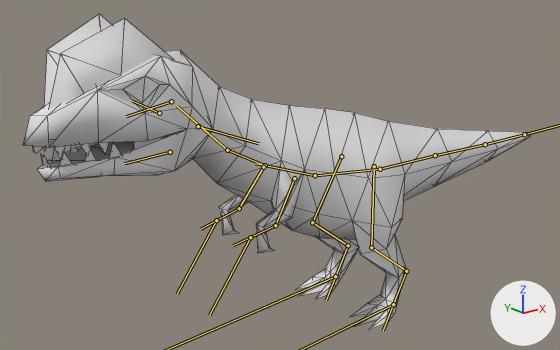
What one commit did to the FBX model Assets/Animations/DinoAnims/Dilophosaurus/Baby/dilo_sleeping_BABY (1).fbx.
Before and after are seen from a camera (50 mm lens) standing at (-21.4, -20.8, 14.4) and looking at (-1.2, 4.4, 4.4). The axes (+X, +Y, +Z) are drawn at lower right. The lights are the same throughout. The bones that bend it are drawn over the model as lines. Mesh edges are drawn as thin lines.

Names of what the first picture shows: 'Dilophosaurus evo 4 baby'.
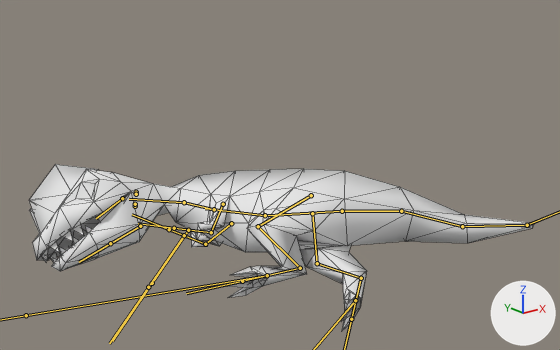
Commit message: Dilo sleeping animation fix

The newer file adds an action. The first version stands in its rest pose; the second is drawn at frame 6 of the action 'Armature|Armature|Armature|ArmatureAction.001'.

The edits, one by one:
Bone 'Bone' (bone_bone) moves from (0.0, 0.0, 0.0) to (0.337, -0.146, -0.288).
Bone 'Bone' (bone_bone) turns from (0, 0, 0) to (-13, 42, -50) degrees about its own x, y and z.
Bone 'Bone.001' (bone_bone_001) turns from (0, 0, 0) to (1, 3, -6) degrees about its own x, y and z.
Bone 'Bone.002' (bone_bone_002) turns from (0, 0, 0) to (5, -2, -12) degrees about its own x, y and z.
Bone 'Bone.003' (bone_bone_003) turns from (0, 0, 0) to (-85, 53, -36) degrees about its own x, y and z.
Bone 'Bone.010.L.001' (bone_bone_010_l_001) turns from (0, 0, 0) to (10, -9, 25) degrees about its own x, y and z.
Bone 'Bone.011.L.001' (bone_bone_011_l_001) turns from (0, 0, 0) to (11, -2, 11) degrees about its own x, y and z.
Bone 'Bone.010.R.001' (bone_bone_010_r_001) turns from (0, 0, 0) to (-15, -2, 9) degrees about its own x, y and z.
Bone 'Bone.011.R.001' (bone_bone_011_r_001) turns from (0, 0, 0) to (47, 3, -5) degrees about its own x, y and z.
Bone 'Bone.012.R.001' (bone_bone_012_r_001) moves from (0.0, 0.0, 0.0) to (-0.027, -0.063, -0.016).
Bone 'Bone.012.R.001' (bone_bone_012_r_001) turns from (0, 0, 0) to (-3, -7, 6) degrees about its own x, y and z.
Bone 'Bone.012.L.001' (bone_bone_012_l_001) moves from (0.0, 0.0, 0.0) to (-0.134, -0.066, 0.047).
Bone 'Bone.012.L.001' (bone_bone_012_l_001) turns from (0, 0, 0) to (-3, -7, 6) degrees about its own x, y and z.
Bone 'Bone.010.L' (bone_bone_010_l) turns from (0, 0, 0) to (-10, 11, 31) degrees about its own x, y and z.
Bone 'Bone.011.L' (bone_bone_011_l) turns from (0, 0, 0) to (21, 1, 5) degrees about its own x, y and z.
Bone 'Bone.010.R' (bone_bone_010_r) turns from (0, 0, 0) to (41, -7, 3) degrees about its own x, y and z.
Bone 'Bone.011.R' (bone_bone_011_r) turns from (0, 0, 0) to (-25, 6, -14) degrees about its own x, y and z.
Bone 'Bone.005' (bone_bone_005) turns from (0, 0, 0) to (6, 20, 32) degrees about its own x, y and z.
Bone 'Bone.006' (bone_bone_006) turns from (0, 0, 0) to (-13, 17, -10) degrees about its own x, y and z.
Bone 'Bone.007' (bone_bone_007) turns from (0, 0, 0) to (17, -25, -34) degrees about its own x, y and z.
Bone 'Bone.008' (bone_bone_008) turns from (0, 0, 0) to (1, 41, -49) degrees about its own x, y and z.
Bone 'Bone.004' (bone_bone_004) moves from (0.0, 0.0, 0.0) to (-0.016, 0.068, -0.157).
Bone 'Bone.004' (bone_bone_004) turns from (0, 0, 0) to (-32, -3, 19) degrees about its own x, y and z.
Bone 'Bone.009' (bone_bone_009) turns from (0, 0, 0) to (3, 0, -1) degrees about its own x, y and z.
Bone 'Bone.013.R' (bone_bone_013_r) moves from (0.0, 0.0, 0.0) to (0.474, 0.282, -0.001).
Bone 'Bone.013.R' (bone_bone_013_r) turns from (0, 0, 0) to (18, 73, 6) degrees about its own x, y and z.
Bone 'Bone.013.L' (bone_bone_013_l) moves from (0.0, 0.0, 0.0) to (-0.255, 0.122, -0.005).
Bone 'Bone.013.L' (bone_bone_013_l) turns from (0, 0, 0) to (18, 80, 46) degrees about its own x, y and z.

What differs and where, as boxes (x1, y1, x2, y2) in the pictures (560 x 350 px):
'Dilophosaurus evo 4 baby', posed (47% shorter): before (23, 14, 530, 330); after (29, 164, 534, 331)
bone 'Bone', root to tip: before (380, 169) to (316, 175); after (342, 211) to (266, 215)
bone 'Bone.001', root to tip: before (315, 175) to (255, 163); after (265, 215) to (205, 208)
bone 'Bone.002', root to tip: before (265, 165) to (227, 150); after (214, 209) to (184, 202)
bone 'Bone.003', root to tip: before (227, 150) to (177, 106); after (184, 202) to (129, 199)
bone 'Bone.010.L.001', root to tip: before (263, 167) to (239, 208); after (231, 223) to (205, 244)
bone 'Bone.011.L.001', root to tip: before (239, 208) to (200, 229); after (205, 244) to (169, 229)
bone 'Bone.010.R.001', root to tip: before (294, 178) to (275, 225); after (223, 204) to (211, 232)
bone 'Bone.011.R.001', root to tip: before (275, 225) to (233, 245); after (211, 232) to (174, 228)
bone 'Bone.012.R.001', root to tip: before (250, 237) to (209, 315); after (188, 230) to (152, 283)
bone 'Bone.012.L.001', root to tip: before (216, 220) to (177, 294); after (184, 235) to (148, 287)
bone 'Bone.010.L', root to tip: before (341, 156) to (312, 222); after (312, 213) to (317, 263)
bone 'Bone.011.L', root to tip: before (312, 222) to (348, 245); after (317, 263) to (361, 278)
bone 'Bone.010.R', root to tip: before (374, 166) to (371, 247); after (311, 195) to (258, 226)
bone 'Bone.011.R', root to tip: before (371, 247) to (406, 271); after (258, 226) to (300, 268)
bone 'Bone.005', root to tip: before (380, 169) to (435, 155); after (342, 211) to (401, 211)
bone 'Bone.006', root to tip: before (435, 155) to (485, 144); after (401, 211) to (462, 226)
bone 'Bone.007', root to tip: before (485, 144) to (524, 134); after (462, 226) to (527, 225)
bone 'Bone.004', root to tip: before (171, 101) to (126, 116); after (122, 198) to (96, 218)
bone 'Bone.009', root to tip: before (170, 152) to (124, 163); after (140, 226) to (110, 243)
